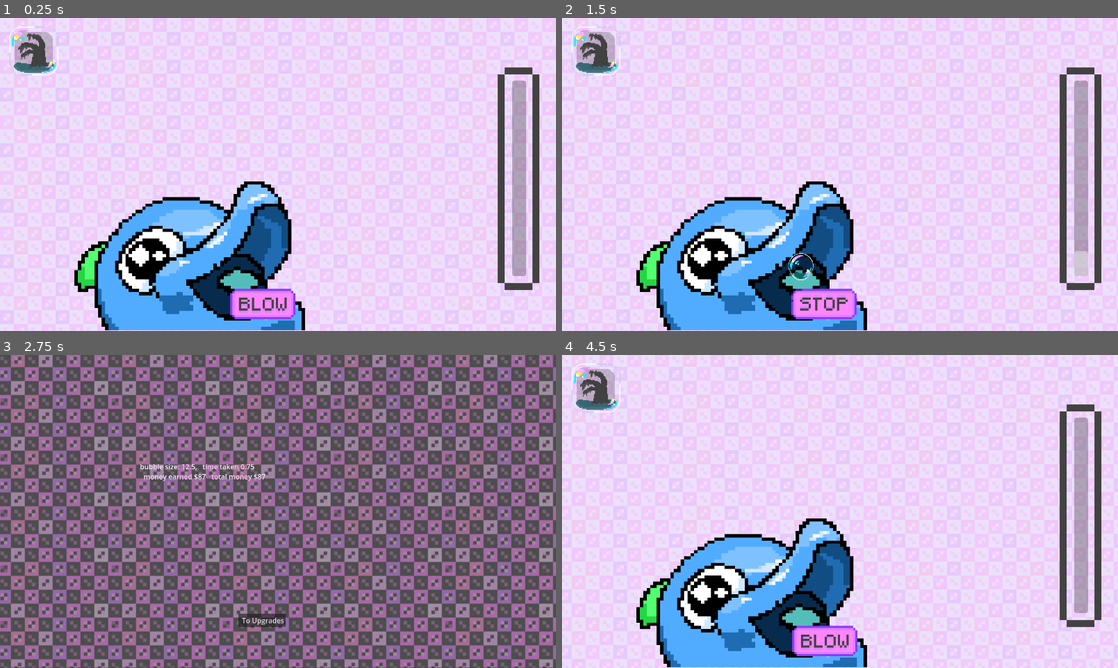
Above: before the commit, frames 1-4 (two rows, left to right).
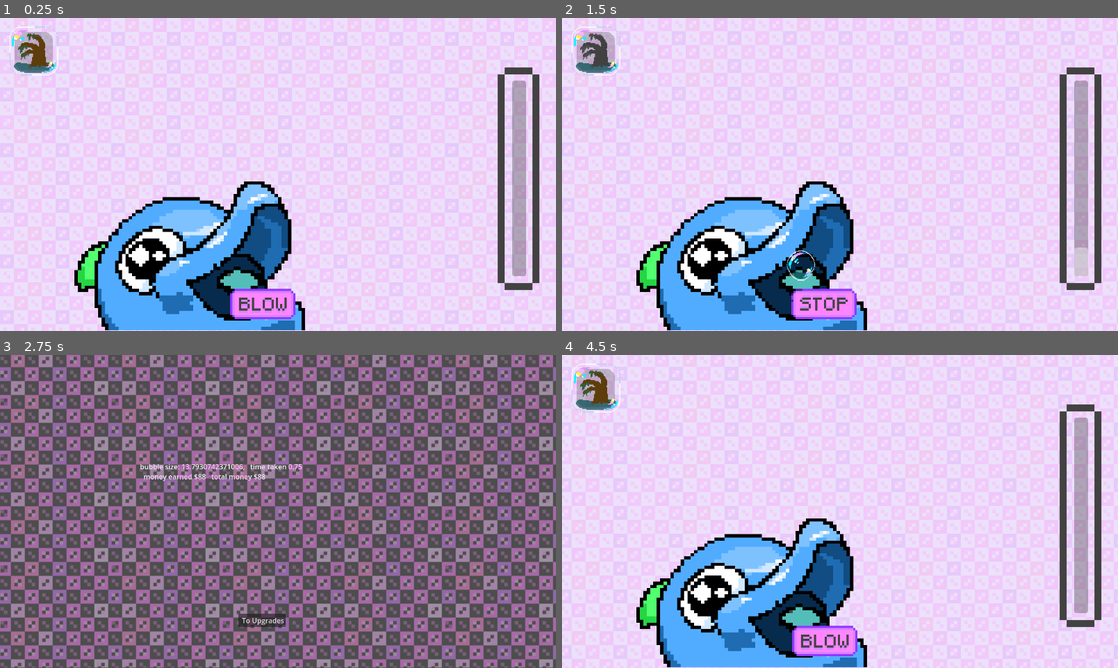
Above: after the commit, the same moments.

Repository: Topech/gamejam2025
Game: Godot game, scene res://round.tscn
Two runs of this game, one before a commit and one after it. Both use one fixed random seed, a clock stepped at 60 frames per second and the inputs below. This scene is started directly instead of the project's main scene. Sound files missing from this copy of the repository are replaced by a short silence.
Inputs (mouse positions are in pixels of both pictures, inside the frame that each line leads up to):
- Up to frame 1 (0.25 s): no input
- Up to frame 2 (1.5 s): click (823, 302) at 0.5 s; click (823, 302) at 1.25 s
- Up to frame 3 (2.75 s): click (33, 389) at 2.02 s
- Up to frame 4 (4.5 s): click "To Upgrades" at 2.75 s; click "Soap Upgrade" at 3.5 s; click (634, 611) at 4.25 s

The runs differ from the first frame. In frame 1, 0.3% of the frame differs, in the area x 3-9%, y 4-17%; in frame 2, 0.2%; in frame 3, 0.2%; in frame 4, 0.3%.

Commit message:
fix chosen water ui

Diff:
--- a/global.gd
+++ b/global.gd
@@ -108,3 +108,4 @@
 	reset_money()
 	soap_level = 1
 	unlocked_water = ['swamp_water']
+	chosen_water = unlocked_water[0]
--- a/round.gd
+++ b/round.gd
@@ -23,16 +23,11 @@
 	$BlowButton.visible = true
 	$StopButton.visible = false
 
-	$Bubble/BubblePopSprite.stop()
-	$Bubble/BubblePopSprite.frame = 0
-
-	$BubbleGrowthProgressBar.max_value = max_growth
-
-	$BubbleBlower.max_seconds = 5 + Global.soap_level
-	BgmPlayer.play_song_dont_pop()
-
-
-func _process(delta: float) -> void:
+	$SwampWaterButton.disabled = false
+	$MineralWaterButton.disabled = false
+	$HolyWaterButton.disabled = false
+	$HolyWaterRealButton.disabled = false
+	$AtomicWaterButton.disabled = false
 
 	if Global.get_unlocked_water().has("swamp_water"):
 		$SwampWaterButton.visible = true
@@ -44,6 +39,30 @@
 		$AtomicWaterButton.visible = true
 	if Global.get_unlocked_water().has("holy_water_real"):
 		$HolyWaterRealButton.visible = true
+
+	match Global.chosen_water:
+		"swamp_water":
+			$SwampWaterButton.button_pressed = true
+		"holy_water_real":
+			$HolyWaterRealButton.button_pressed = true
+		"holy_water":
+			$HolyWaterButton.button_pressed = true
+		"mineral_water":
+			$MineralWaterButton.button_pressed = true
+		"atomic_water":
+			$AtomicWaterButton.button_pressed = true
+
+	$Bubble/BubblePopSprite.stop()
+	$Bubble/BubblePopSprite.frame = 0
+
+	$BubbleGrowthProgressBar.max_value = max_growth
+
+	# randomise max sec by +- 20%
+	$BubbleBlower.max_seconds = (5 + Global.soap_level) * (0.8 + 0.4 * randf())
+	BgmPlayer.play_song_dont_pop()
+
+
+func _process(delta: float) -> void:
 
 	if is_growing:
 		growth_time_elapsed += delta
@@ -93,6 +112,11 @@
 	$BlowButton.visible = false
 	$StopButton.visible = true
 	Global.start_pump()
+
+	$SwampWaterButton.disabled = true
+	$MineralWaterButton.disabled = true
+	$HolyWaterButton.disabled = true
+	$HolyWaterRealButton.disabled = true
 
 
 
Not shown: 1 places in round.tscn that only renumber resources
